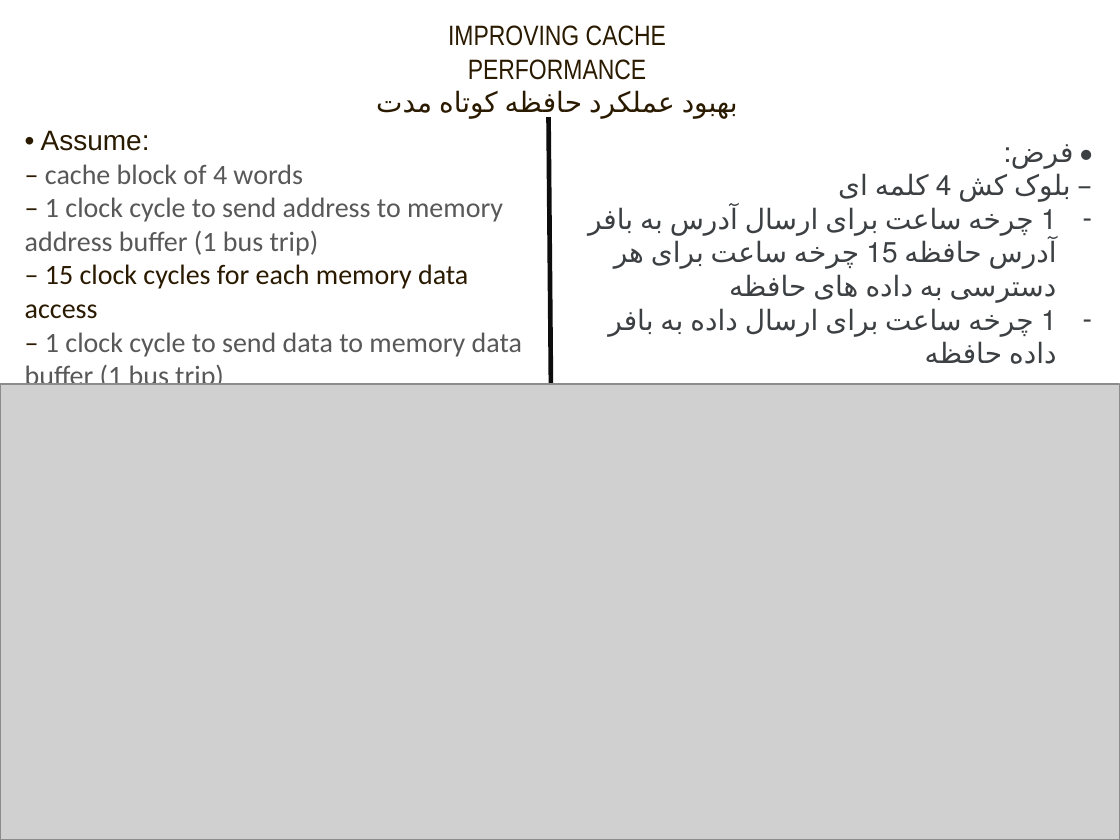
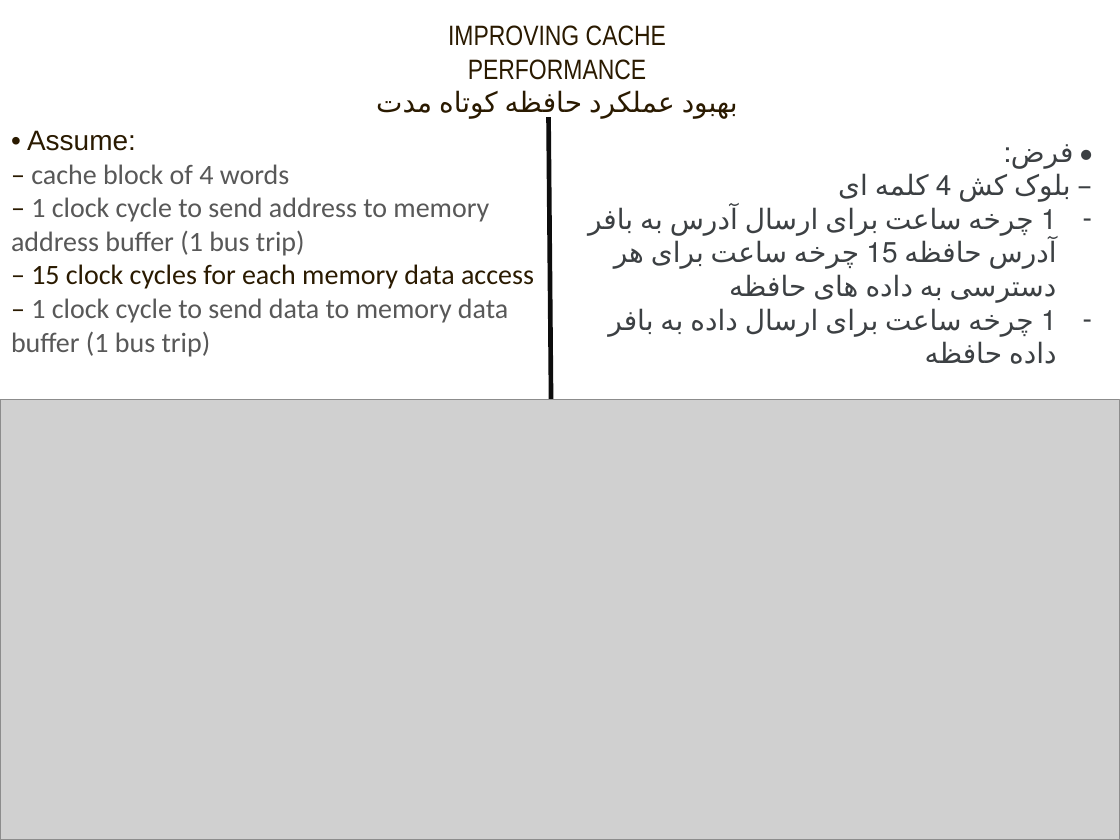
Before and after one commit to farzinsharif/computer-architecture-slide, a slide deck: slide 26 of Chapter4.Memory Hirearchy.pptx. Drawn at 1120x840 pixels with LibreOffice and Linux fonts; fonts in the diff are those of the drawing; grey boxes stand for pictures. Boxes give left, top, right and bottom in pixels: in the first picture for what was removed or moved away, otherwise in the second. Text is boxed around its words. In the diff, an @@ line names an element or a change of style, - is before the commit and + after.

```diff
--- a/Chapter4.Memory Hirearchy.pptx
+++ b/Chapter4.Memory Hirearchy.pptx
@@ text "• Assume:" rewrapped from (25,130,522,392) to (11,130,534,357) @@
@@ picture: place and size @@
-picture at (0,384,1120,840)
+picture at (0,400,1120,840)
```
Also in this commit, not shown: 1 other slide changed, 3 other files.
